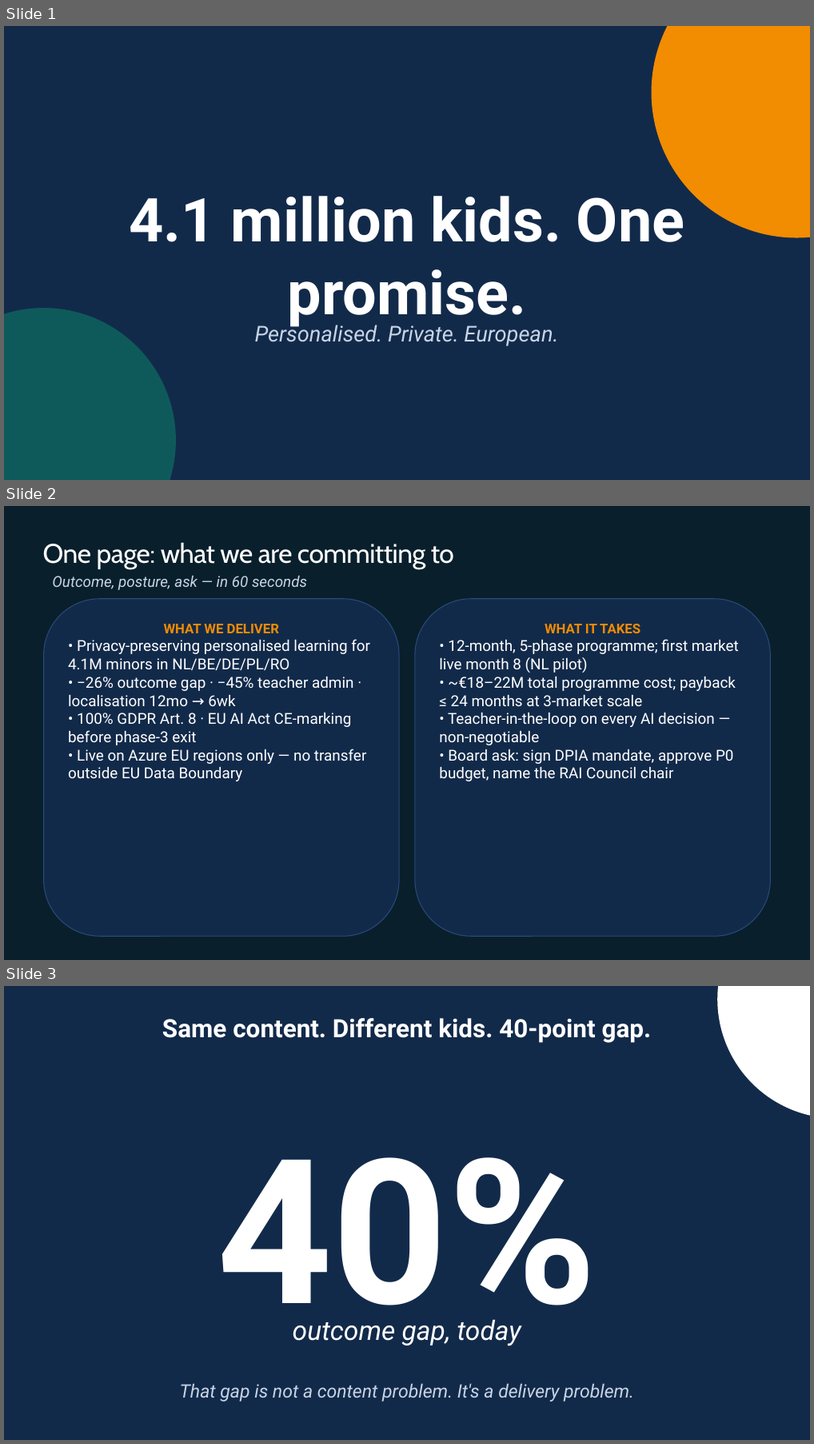
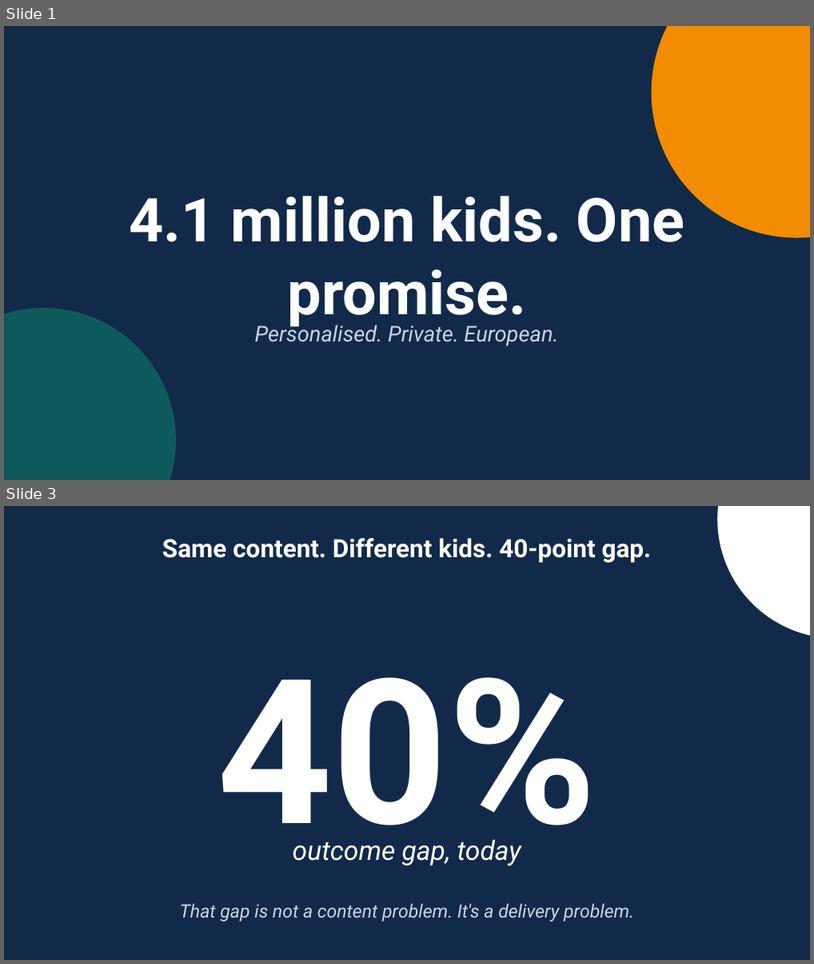
Before and after one commit to EtienneSIG/AMA_Project, a slide deck: Restitution01/build/LearnEU-CXO-Restitution.pptx. Shown one above the other, each under a label of ours: slides 1, 2 and 3 before the commit, slides 1 and 3 after it; the slides between them are not shown. The pictures are 814x1444 and 814x964 pixels, drawn with LibreOffice and Linux fonts; fonts in the diff are those of the drawing; background and template pictures are left out. Boxes give left, top, right and bottom in pixels: in the first picture for what was removed or moved away, otherwise in the second. Text is boxed around its words. In the diff, an @@ line names an element or a change of style, - is before the commit and + after.

```diff
--- a/Restitution01/build/LearnEU-CXO-Restitution.pptx
+++ b/Restitution01/build/LearnEU-CXO-Restitution.pptx
@@ slide 2 removed at <box>4,506,810,960</box>, background #091F2C @@
@@ title removed at <box>43,542,454,569</box> @@
-One page: what we are committing to
@@ text removed at <box>52,576,307,590</box> @@
-Outcome, posture, ask — in 60 seconds
@@ rounded rectangle removed at <box>44,599,400,936</box> @@
-WHAT WE DELIVER
-• Privacy-preserving personalised learning for 4.1M minors in NL/BE/DE/PL/RO
-• −26% outcome gap · −45% teacher admin · localisation 12mo → 6wk
-• 100% GDPR Art. 8 · EU AI Act CE-marking before phase-3 exit
-• Live on Azure EU regions only — no transfer outside EU Data Boundary
@@ rounded rectangle removed at <box>415,599,771,936</box> @@
-WHAT IT TAKES
-• 12-month, 5-phase programme; first market live month 8 (NL pilot)
-• ~€18–22M total programme cost; payback ≤ 24 months at 3-market scale
-• Teacher-in-the-loop on every AI decision — non-negotiable
-• Board ask: sign DPIA mandate, approve P0 budget, name the RAI Council chair
```
Also in this commit, not shown: 1 slide added, 2 other files.
